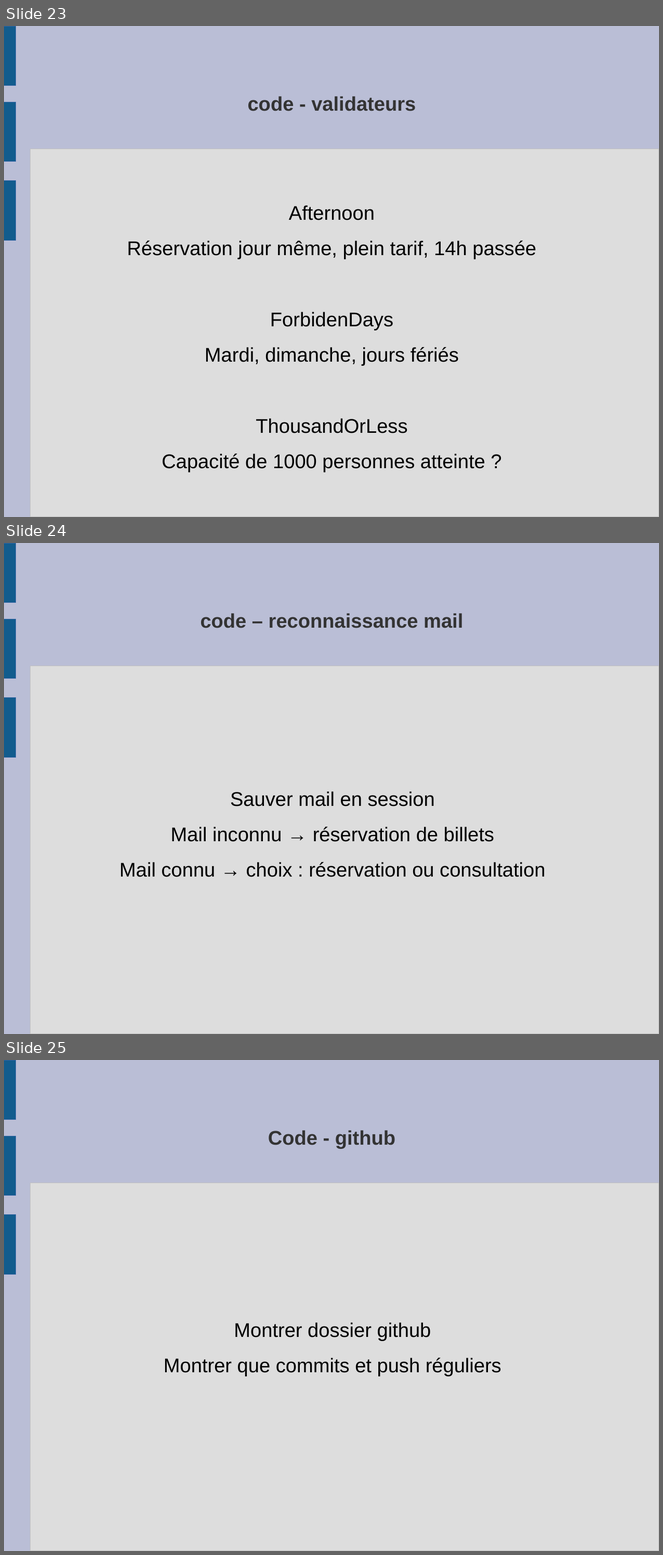
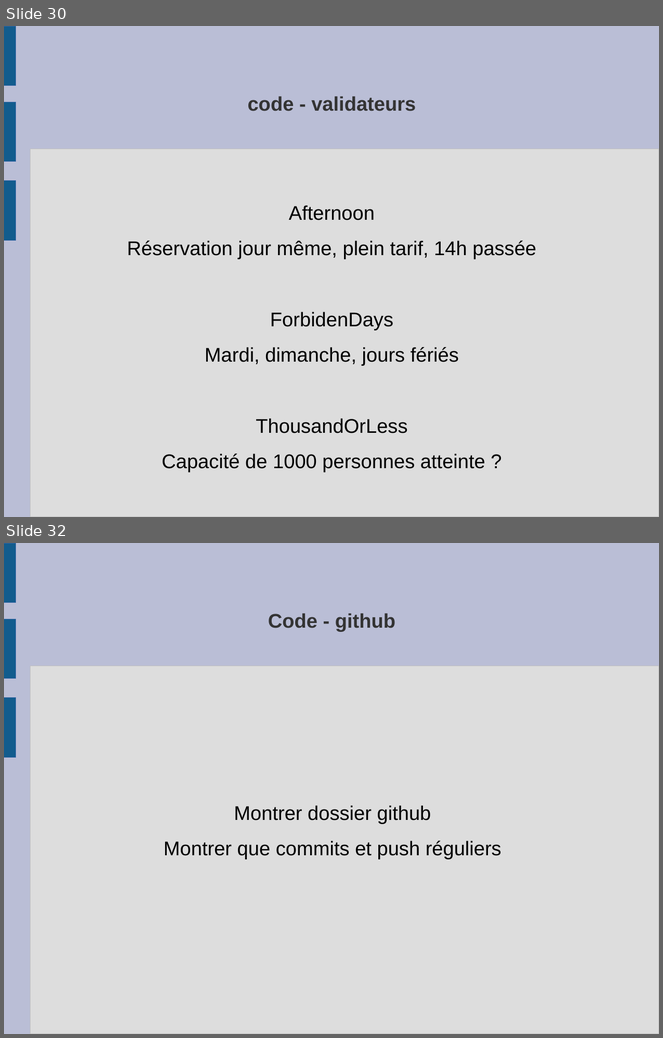
Before and after one commit to frederic-malard/OC_p4_louvre, a slide deck: 3 - diapos.odp. Shown one above the other, each under a label of ours: slides 23, 24 and 25 before the commit, slides 30 and 32 after it; the slides between them are not shown. The pictures are 663x1555 and 663x1038 pixels, drawn with LibreOffice and Linux fonts; fonts in the diff are those of the drawing. Boxes give left, top, right and bottom in pixels: in the first picture for what was removed or moved away, otherwise in the second. Text is boxed around its words. In the diff, an @@ line names an element or a change of style, - is before the commit and + after.

```diff
--- a/3 - diapos.odp
+++ b/3 - diapos.odp
@@ slide 24 removed at box(4, 543, 659, 1034), background #BABED6; not listed: 4 template elements that a slide beside it also shows @@
@@ title removed at box(201, 613, 463, 628) @@
-code – reconnaissance mail
@@ text removed at box(119, 792, 545, 877) @@
-Sauver mail en session
-Mail inconnu → réservation de billets
-Mail connu → choix : réservation ou consultation
@@ what was slide 23 is now slide 30 @@
@@ what was slide 25 is now slide 32 @@
```
Also in this commit, not shown: 4 slides changed, 8 slides added, 4 other files.
